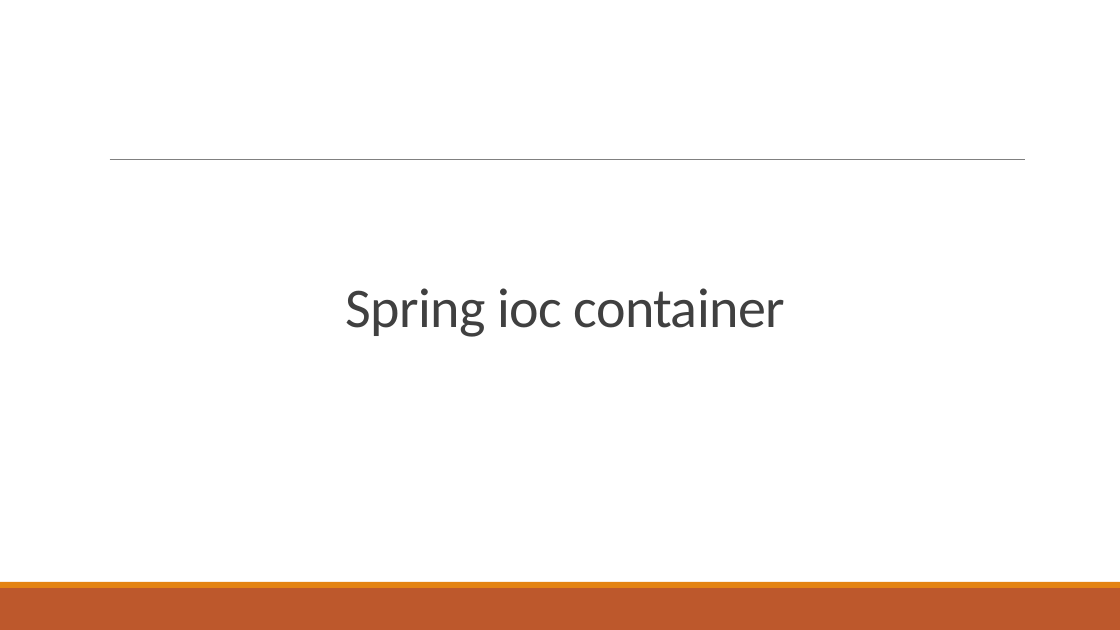
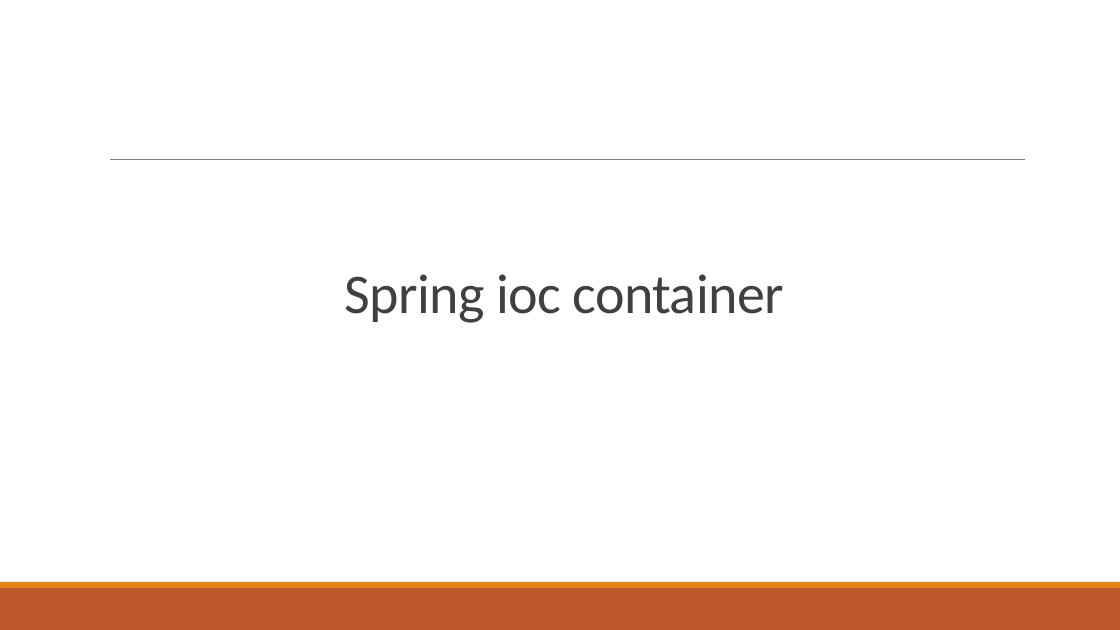
Before and after one commit to haminh10/JAVA_course_Spring_Hibernate_JPA, a slide deck: slide 3 of course/spring_lecture2.pptx. Drawn at 1120x630 pixels with LibreOffice and Linux fonts; fonts in the diff are those of the drawing. Boxes give left, top, right and bottom in pixels: in the first picture for what was removed or moved away, otherwise in the second. Text is boxed around its words. In the diff, an @@ line names an element or a change of style, - is before the commit and + after.

Commit message:
spring course v2.1

```diff
--- a/course/spring_lecture2.pptx
+++ b/course/spring_lecture2.pptx
@@ title "Spring ioc container": place and size @@
-title "Spring ioc container" at [345, 288, 785, 337]
+title "Spring ioc container" at [344, 274, 784, 323]
```
Also in this commit, not shown: 27 other slides changed, 8 other files.
